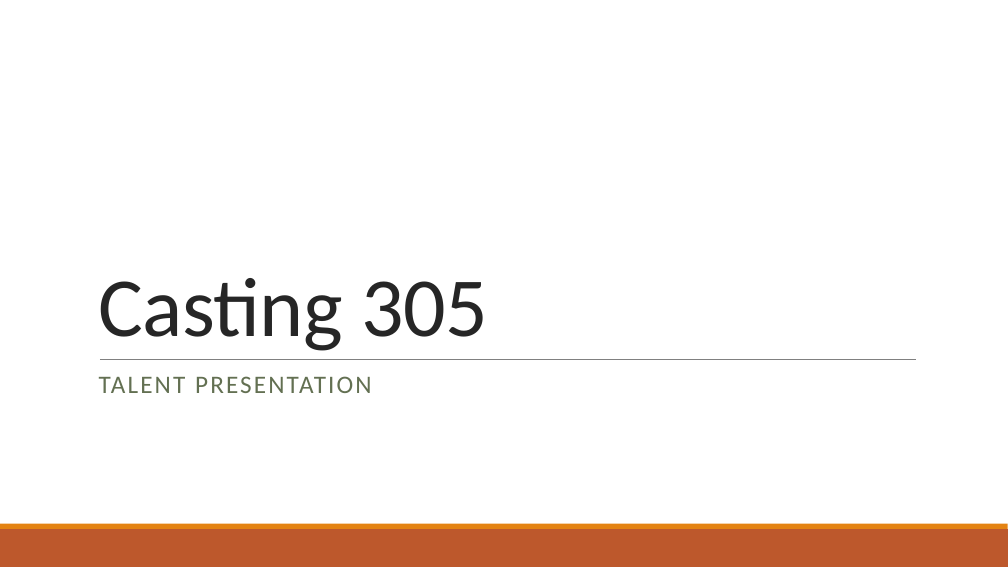
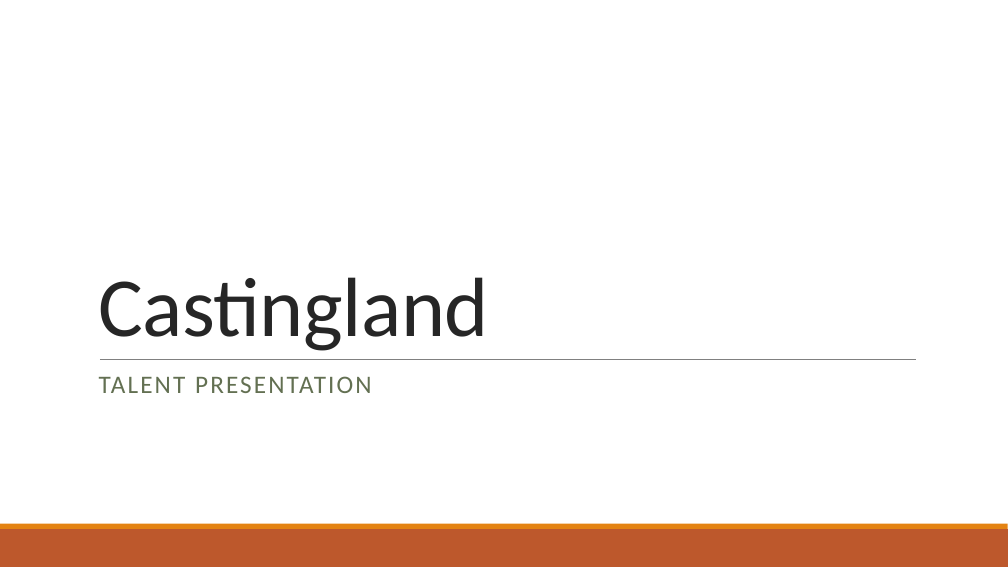
Before and after one commit to sumana2/Casting305, a slide deck: slide 1 of Templates/Presentation1.pptx. Drawn at 1008x567 pixels with LibreOffice and Linux fonts; fonts in the diff are those of the drawing. Boxes give left, top, right and bottom in pixels: in the first picture for what was removed or moved away, otherwise in the second. Text is boxed around its words. In the diff, an @@ line names an element or a change of style, - is before the commit and + after.

Commit message:
added more project slides logic

```diff
--- a/Templates/Presentation1.pptx
+++ b/Templates/Presentation1.pptx
@@ title at [98,277,488,351]: text changed @@
-Casting 305
+Castingland
```
Also in this commit, not shown: 4 other files.
